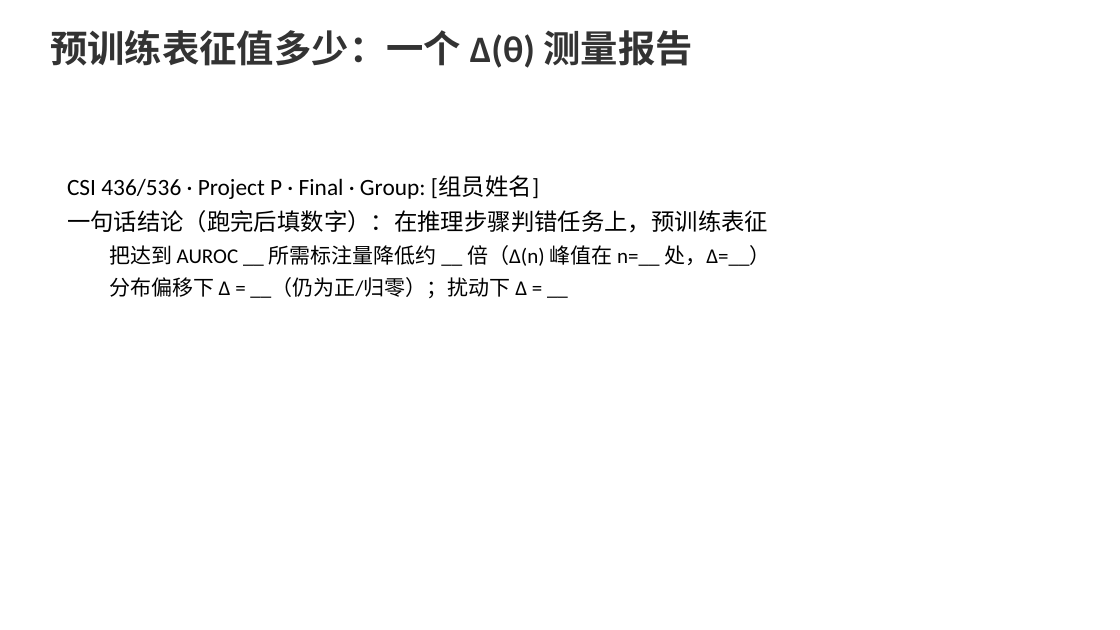
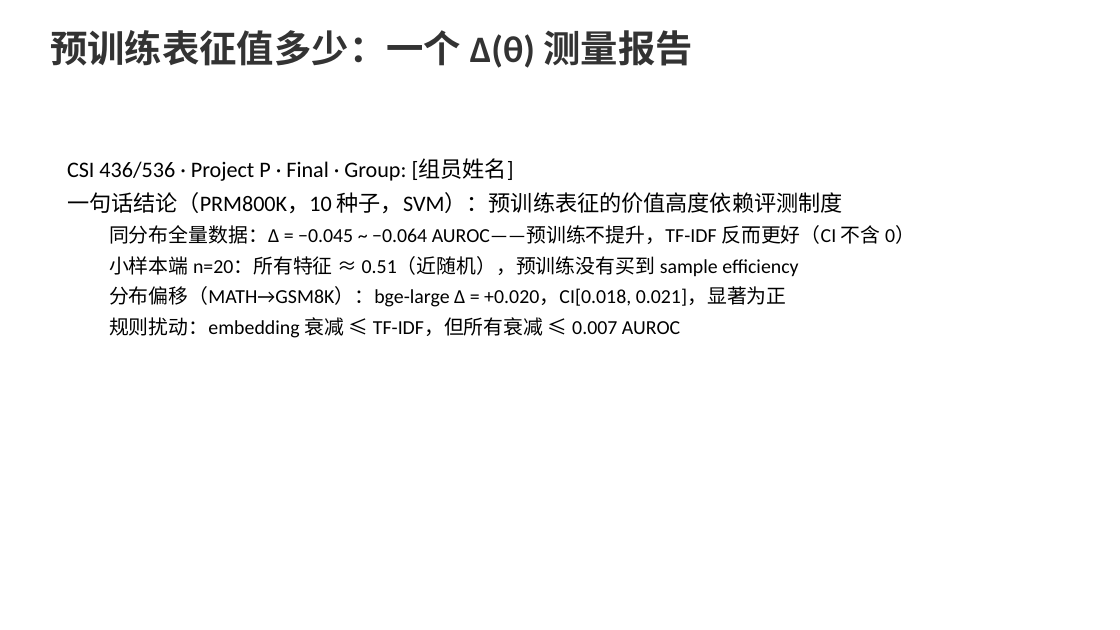
Before and after one commit to FauReam/text-monitor-436, a slide deck: slide 1 of slides/final.pptx. Drawn at 1120x630 pixels with LibreOffice and Linux fonts; fonts in the diff are those of the drawing. Boxes give left, top, right and bottom in pixels: in the first picture for what was removed or moved away, otherwise in the second. Text is boxed around its words. In the diff, an @@ line names an element or a change of style, - is before the commit and + after.

Commit message:
v2 标签修复版全量结果：E1–E6 完成，三条预登记预测最终判定
数据（修复 075fad3 后的重跑）：PRM800K 二分类 911,867 行（错例 27.9%，
修掉 chosen-only 的 99.8% 退化），train/test = 632,422/190,573（按题目分组）；
迁移集 Math-Shepherd 613,666 步。

最终判定（v1 结果全部作废，含 41c45f2 中 E6 的阴性口径）：
- 预测 1（小样本端 Δ 峰值非负）：不成立。n=20 各特征 ≈0.51 近随机；
  n≥50 起 TF-IDF 反超，full 端 Δ = −0.045~−0.064（SVM，CI 不含 0）。
- 预测 2（偏移下 Δ 仍为正）：部分成立。MATH→GSM8K 迁移端 bge-large
  +0.020 CI[0.018,0.021]、bge-base +0.006 CI[0.004,0.008] 显著正，
  MiniLM 跨 0；复合偏移不作单因素归因。
- 预测 3（扰动下 embedding 衰减 ≤ TF-IDF）：成立，效应量小（衰减均 ≤0.007）。

其他：E5 拒答 risk@cov=1.0 TF-IDF 0.271 略优；E6 ρ=0.900 (p=0.037, n=4)
同号初步观察；robustness_balance_check 补查（50/50 重采样与
class_weight=balanced 下 AUROC 变化 <0.01，回应训练集不平衡质疑）。
bge-large 尾部文本 fp16 编码（ST_FP16=1，与 fp32 余弦 >0.9997）。
final.pptx 填入真实数字；README 结果节重写为 v2 口径。

```diff
--- a/slides/final.pptx
+++ b/slides/final.pptx
@@ text "CSI 436/536 · Project P ...": place and size @@
-text "CSI 436/536 · Project P ..." at (67, 175, 770, 298)
+text "CSI 436/536 · Project P ..." at (67, 158, 915, 338)
@@ text at (67, 158, 514, 181): size 20 to 19 pt in "CSI 436/536 · Project P · Final ..." @@
@@ text at (67, 192, 915, 338): text changed; size 18 to 17 pt @@
-一句话结论（跑完后填数字）：在推理步骤判错任务上，预训练表征
-  把达到 AUROC __ 所需标注量降低约 __ 倍（Δ(n) 峰值在 n=__ 处，Δ=__）
-  分布偏移下 Δ = __（仍为正/归零）；扰动下 Δ = __
+一句话结论（PRM800K，10 种子，SVM）：预训练表征的价值高度依赖评测制度
+  同分布全量数据：Δ = −0.045 ~ −0.064 AUROC——预训练不提升，TF-IDF 反而更好（CI 不含 0）
+  小样本端 n=20：所有特征 ≈ 0.51（近随机），预训练没有买到 sample efficiency
+  分布偏移（MATH→GSM8K）：bge-large Δ = +0.020，CI[0.018, 0.021]，显著为正
+  规则扰动：embedding 衰减 ≤ TF-IDF，但所有衰减 ≤ 0.007 AUROC
```
Also in this commit, not shown: 7 other slides changed, 2 slides added, 2 slides removed, 44 other files.
